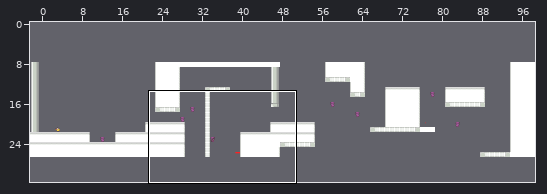
One commit to this Tiled map (JSON): public/assets/levels/level-4.json. The picture above shows the old version from afar; the outline marks the close-up.
Close-up. The starting point:
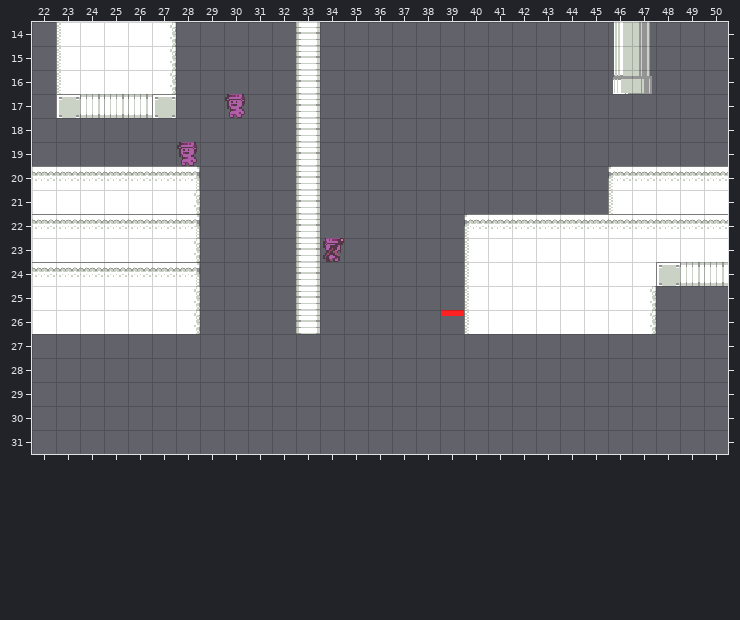
Cells are 16x16 px. Shown: x 22..50, y 14..31. The commit also changed other parts of the map, which this record leaves out. The old version is drawn lined up with the new one.
The result:
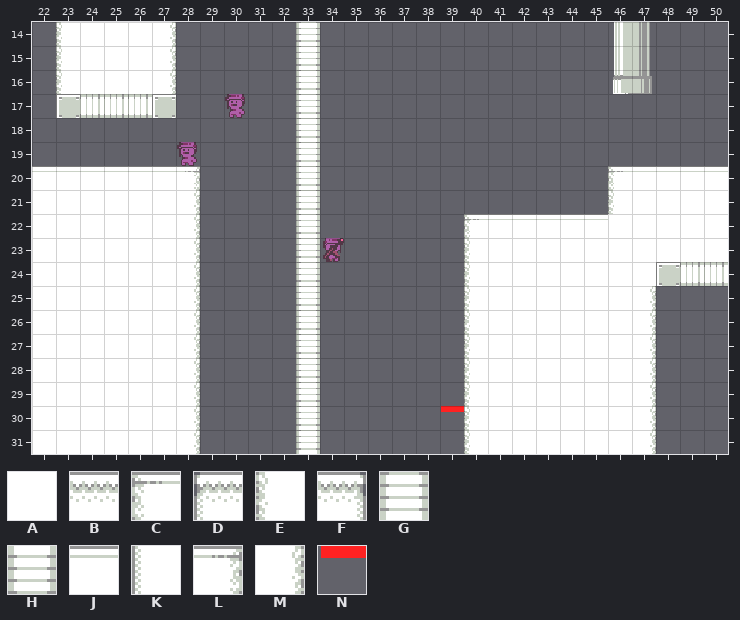
Key: from "tilleset": A 3, B 4, C 9, D 10, E 15, F 16, G 20, H 20 turned 180, J 21, K 22, L 27, M 33, N 43.
_ is an empty cell, . an unchanged one.
Objects are placed by their top-left corner, in cells (3,4 is the top-left corner of cell 3,4); size is 1x1 cell unless given.
What changed:
map size 101x19 -> 75x32 cells (old content now starts at -2,8; both pictures use the new coordinates)
--- layer "Tile Layer 1"
@@ x 22..50 @@
-14 .K.........H.................
-15 .K.........H.................
-16 .K.........H.................
-17 ...........H.................
-18 ...........H.................
-19 ...........H.................
-20 BBBBBBF....H............DBBBB
-21 ...........H............K....
-22 BBBBBBF....H......DBBBBBBBBBB
-23 ...........H......K..........
-24 BBBBBBF....H......K..........
-25 ...........H......K..........
-26 ...........H......K..........
-27 _______...._......________...
-28 _______...._......________...
-29 _______...._......________...
-30 _______...._......________...
-31 _______...._......________...
+14 .E.........G.................
+15 .E.........G.................
+16 .E.........G.................
+17 ...........G.................
+18 ...........G.................
+19 ...........G.................
+20 JJJJJJL....G............CJJJJ
+21 ...........G............E....
+22 AAAAAAM....G......CJJJJJAAAAA
+23 ...........G......E..........
+24 AAAAAAM....G......E..........
+25 ...........G......E..........
+26 ...........G......E..........
+27 AAAAAAM....G......EAAAAAAM...
+28 AAAAAAM....G......EAAAAAAM...
+29 AAAAAAM....G......EAAAAAAM...
+30 AAAAAAM....G......EAAAAAAM...
+31 AAAAAAM....G......EAAAAAAM...
--- layer "elements"
-N "resetY" at 39,26
+N "resetY" at 39,30
Pixel boxes of the changes (left, top, right, bottom) in both close-ups:
changed: (56, 22, 62, 94)
changed: (296, 22, 320, 454)
changed: (32, 166, 200, 190)
changed: (441, 166, 728, 454)
changed: (32, 214, 200, 238)
changed: (32, 262, 200, 286)
added: (32, 334, 200, 454)
